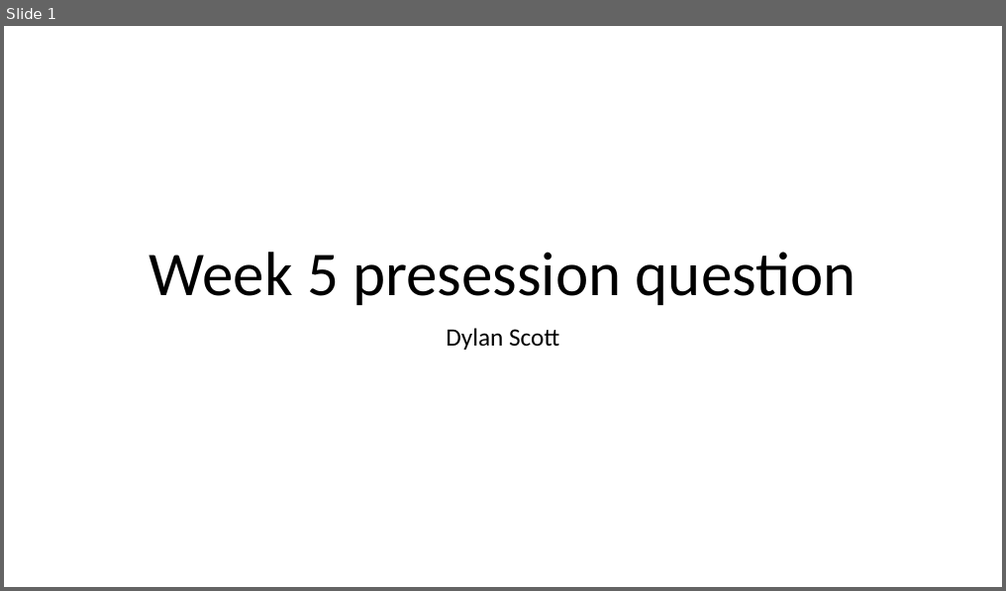
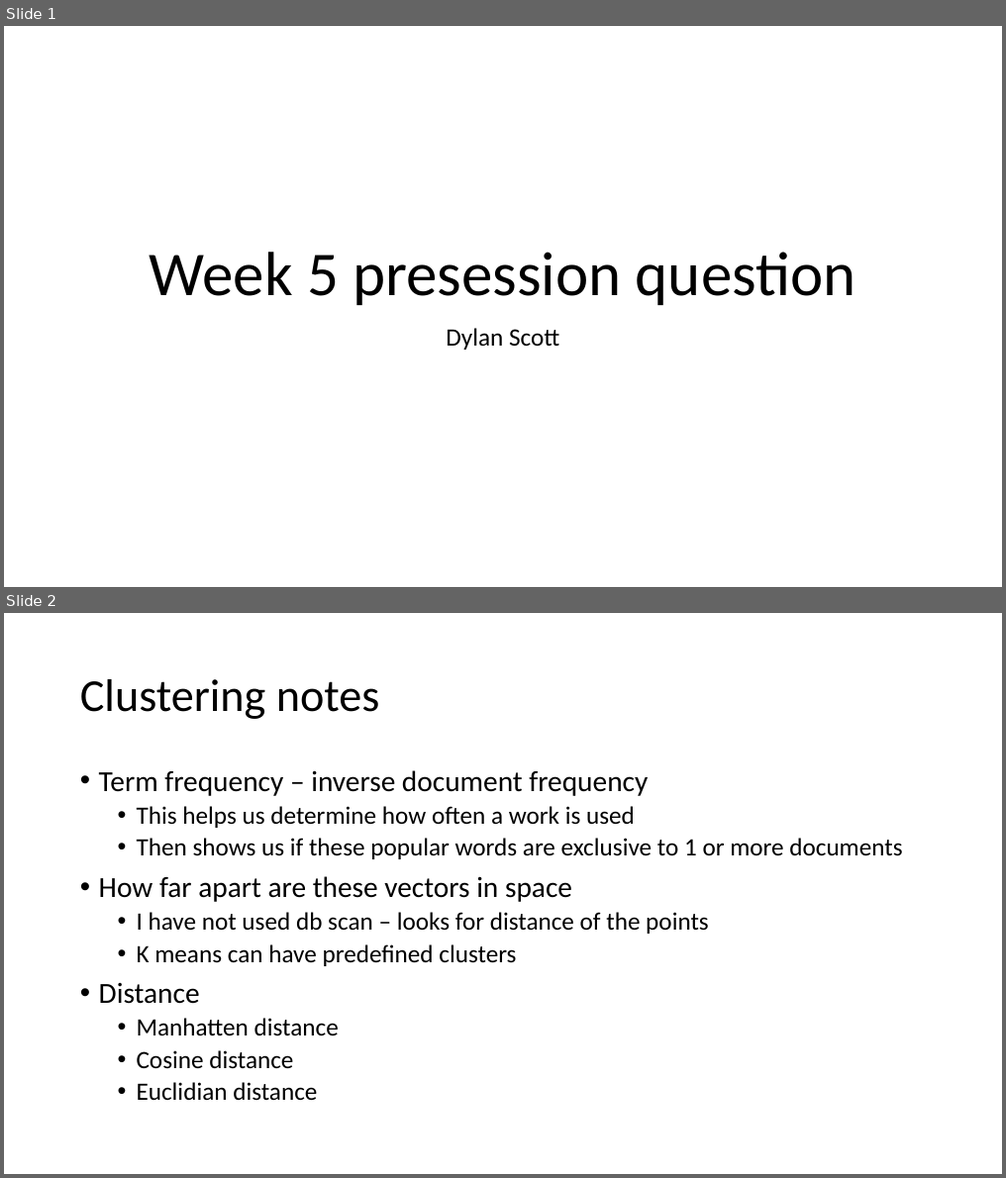
Before and after one commit to scottdyl/qtw, a slide deck: week 5/Dylan Scott Week 5 presession questions.pptx. Shown one above the other, each under a label of ours: slide 1 before the commit, slides 1 and 2 after it. The pictures are 1006x591 and 1006x1178 pixels, drawn with LibreOffice and Linux fonts; fonts in the diff are those of the drawing. Boxes give left, top, right and bottom in pixels: in the first picture for what was removed or moved away, otherwise in the second. Text is boxed around its words. In the diff, an @@ line names an element or a change of style, - is before the commit and + after.

```diff
--- a/week 5/Dylan Scott Week 5 presession questions.pptx
+++ b/week 5/Dylan Scott Week 5 presession questions.pptx
@@ slide 2 added at box(4, 613, 1002, 1174), background #FFFFFF @@
@@ title added at box(80, 679, 380, 719), 44 pt, text #000000 @@
+Clustering notes
@@ text added at box(99, 770, 902, 1100), 24 pt, text #000000 @@
+• Term frequency – inverse document frequency
+  • This helps us determine how often a work is used
+  • Then shows us if these popular words are exclusive to 1 or more documents
+• How far apart are these vectors in space
+  • I have not used db scan – looks for distance of the points
+  • K means can have predefined clusters
+• Distance
+  • Manhatten distance
+  • Cosine distance
+  • Euclidian distance
```
Also in this commit, not shown: 1 other slide added, 2 slides removed.
